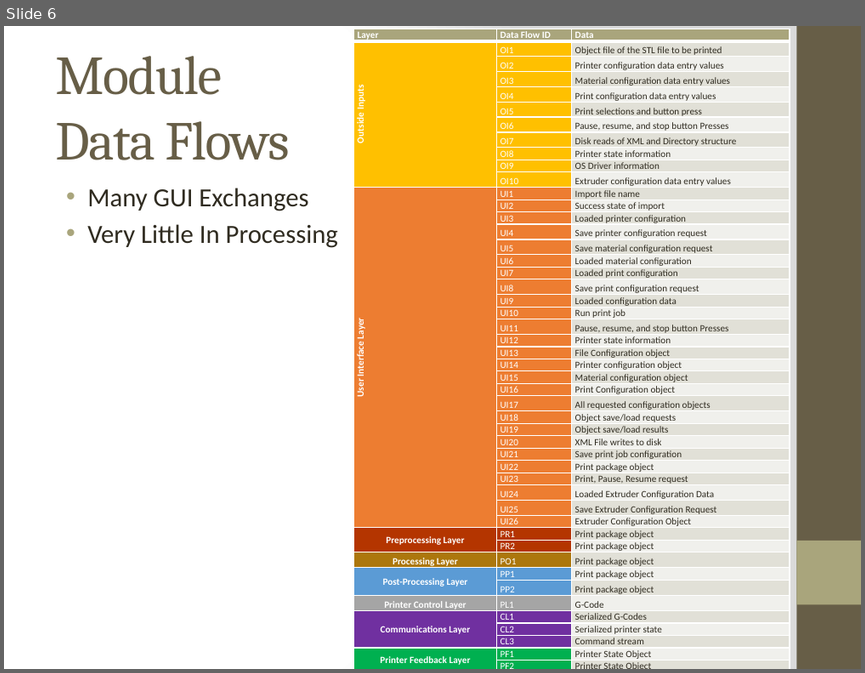
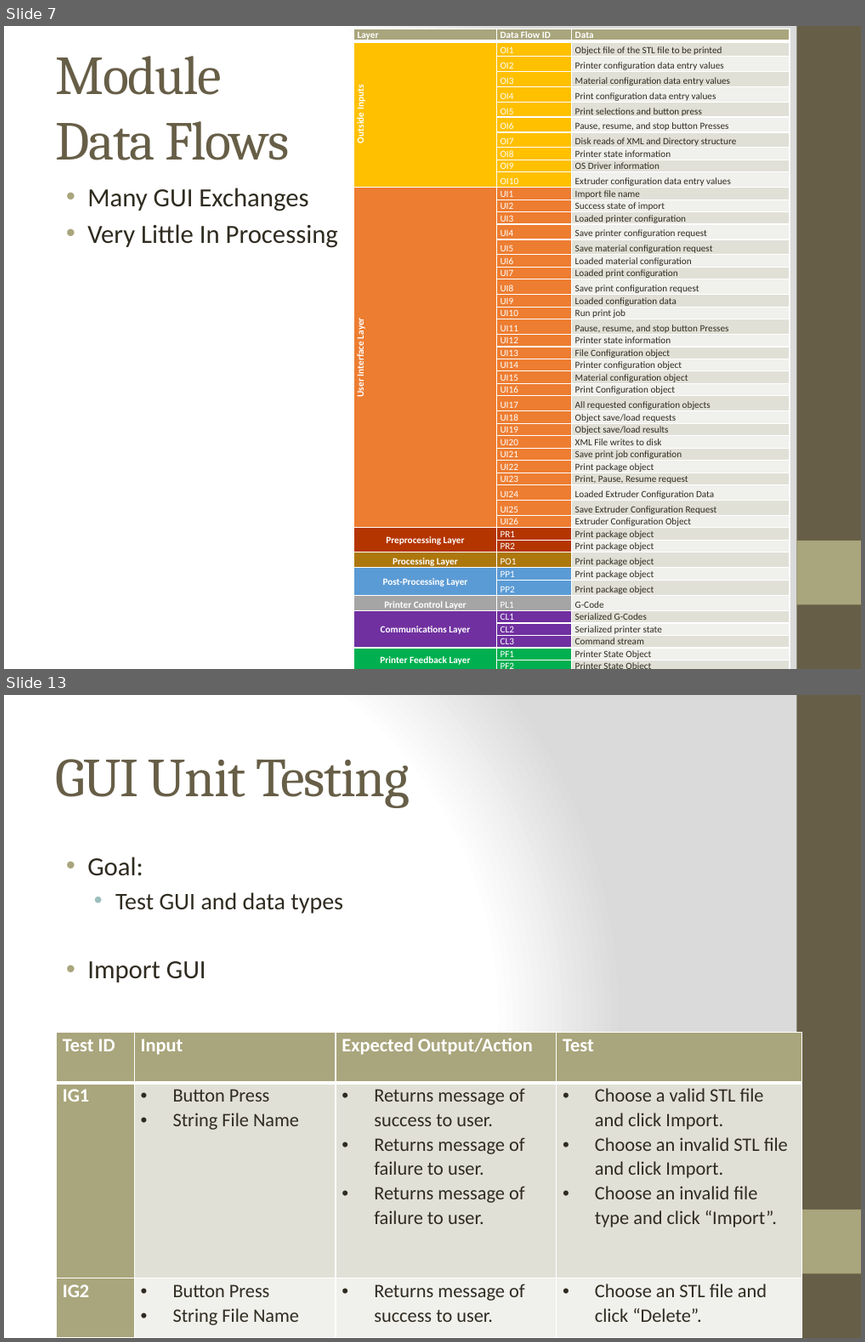
Before and after one commit to qpHalcy0n/SRDesign, a slide deck: Test Plan Presentation/Team Ink3d Test Plan.pptx. Shown one above the other, each under a label of ours: slide 6 before the commit, slides 7 and 13 after it; the slides between them are not shown. The pictures are 865x673 and 865x1342 pixels, drawn with LibreOffice and Linux fonts; fonts in the diff are those of the drawing. Boxes give left, top, right and bottom in pixels: in the first picture for what was removed or moved away, otherwise in the second. Text is boxed around its words. In the diff, an @@ line names an element or a change of style, - is before the commit and + after.

```diff
--- a/Test Plan Presentation/Team Ink3d Test Plan.pptx
+++ b/Test Plan Presentation/Team Ink3d Test Plan.pptx
@@ slide 13 added at [4, 695, 861, 1338], background gradient #FFFFFF to #DADADA; not listed: 2 template elements that a slide beside it also shows @@
@@ title added at [55, 759, 409, 808], 46 pt, text #675E47 @@
+GUI Unit Testing
@@ text added at [87, 857, 343, 982], 20 pt, text #2F2B20 @@
+• Goal:
+  • Test GUI and data types
+• Import GUI
@@ table added at [56, 1032, 802, 1338], 3 rows, 4 columns @@
+Test ID | Input | Expected Output/Action | Test
+IG1 | Button Press / String File Name | Returns message of success to user. / Returns message of failure to user. / Returns message of failure to user. | Choose a valid STL file and click Import. / Choose an invalid STL file and click Import. / Choose an invalid file type and click “Import”.
+IG2 | Button Press / String File Name | Returns message of success to user. | Choose an STL file and click “Delete”.
@@ what was slide 6 is now slide 7 @@
```
Also in this commit, not shown: 45 other slides added, 1 slide removed.
